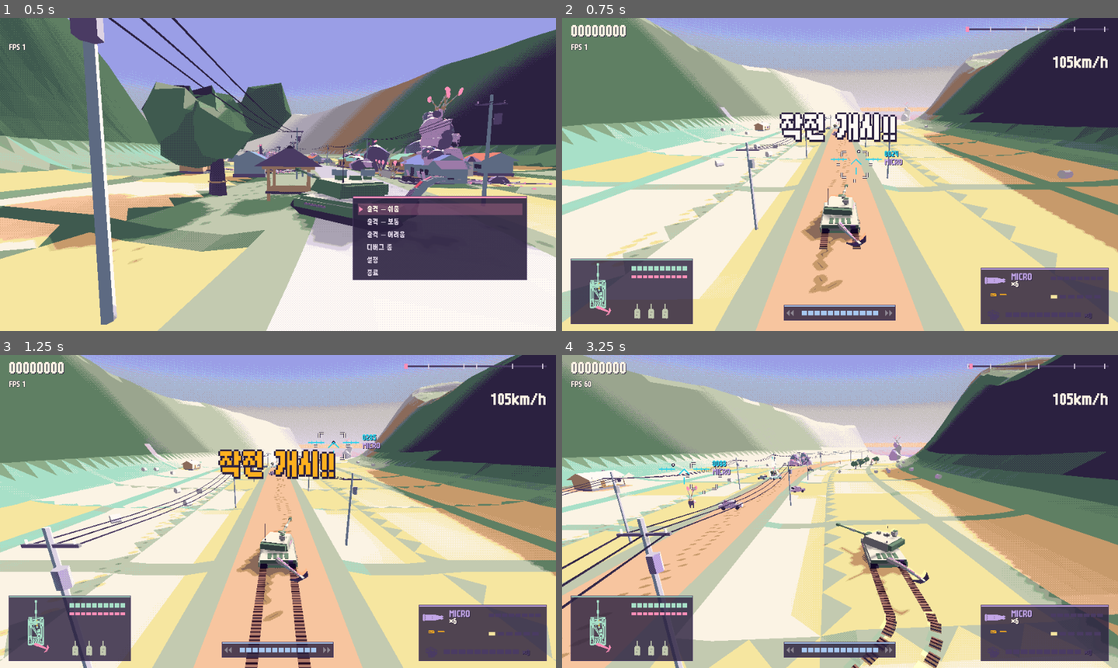
Above: before the commit, frames 1-4 (two rows, left to right).
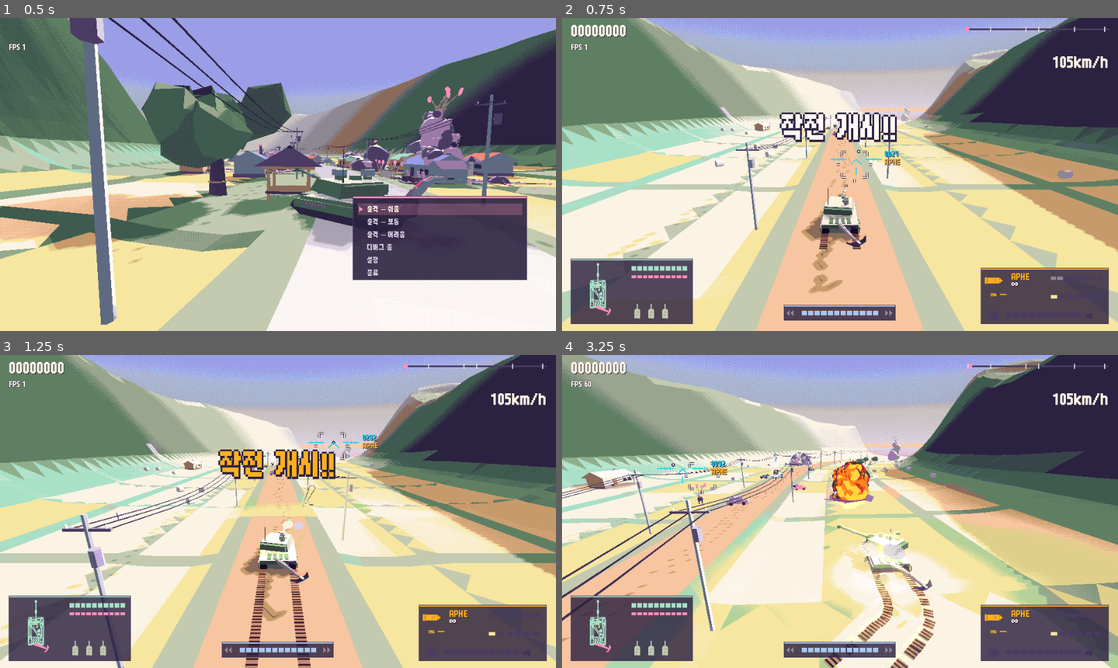
Above: after the commit, the same moments.

Repository: scarf005/orca-class
Game: Godot game, scene res://scenes/main.tscn
Same seed, same stepped clock (60 frames per second), same inputs: the game is played once before the commit and once after it.
Inputs (mouse positions are in pixels of both pictures, inside the frame that each line leads up to):
- Up to frame 1 (0.5 s): no input
- Up to frame 2 (0.75 s): tap Enter (ui_accept) at 0.5 s; drag from (840, 174) to (895, 105) at 0.52 s
- Up to frame 3 (1.25 s): no input
- Up to frame 4 (3.25 s): drag from (728, 527) to (812, 574) at 1.27 s; move the mouse to (895, 442) at 2.02 s; press the mouse at (895, 442) at 2.03 s; hold D (move_right) 2.03-2.75 s; release the mouse at (895, 442) at 2.75 s; drag from (812, 574) to (673, 464) at 2.77 s

Frame 1 is identical in both runs. In frame 2, 0.4% of the frame differs, in the area x 58-99%, y 44-86%; in frame 3, 13%; in frame 4, 30%, in the area x 0-100%, y 0-100%.

Commit message:
fix: keep selected rounds exclusive to duel mode
Assisted-by: pi:gpt-6.1-sol
Co-authored-by: chatgpt-codex-connector[bot] <199175422+chatgpt-codex-connector[bot]@users.noreply.github.com>

Diff:
--- a/scripts/ui/game_screen.gd
+++ b/scripts/ui/game_screen.gd
@@ -27,7 +27,8 @@
 	world.process_mode = Node.PROCESS_MODE_PAUSABLE
 	view.viewport.add_child(world)
 	world.start_stage(checkpoint)
-	world.player.load_round(Director.duel_round)
+	if checkpoint == "duel":
+		world.player.load_round(Director.duel_round)
 	_reached_checkpoint = checkpoint
 	hud.world = world
 	add_child(hud)
--- a/tests/duel_defaults_test.gd
+++ b/tests/duel_defaults_test.gd
@@ -68,7 +68,7 @@
 		var screen: GameScreen = main._screen
 		for i in tuning._rows.size():
 			check_near(tuning._rows[i][1].call(), expected[i], 0.0001, "%s loads %s" % [checkpoint, tuning._rows[i][0]])
-		check_eq(screen.world.player.current_round, Director.duel_round, "initial round uses settings")
+		check_eq(screen.world.player.current_round, Director.duel_round if checkpoint == "duel" else Armament.Round.APHE, "only duel starts with the selected round")
 		check_near(screen.world.rail.speed, Rail.CRUISE, 0.0001, "rail is constructed with tuned cruise")
 		check_eq(screen.find_children("*", "DuelPanel", true, false).size(), 1 if checkpoint == "duel" else 0, "tuning UI stays duel-only")
 		main.queue_free()
